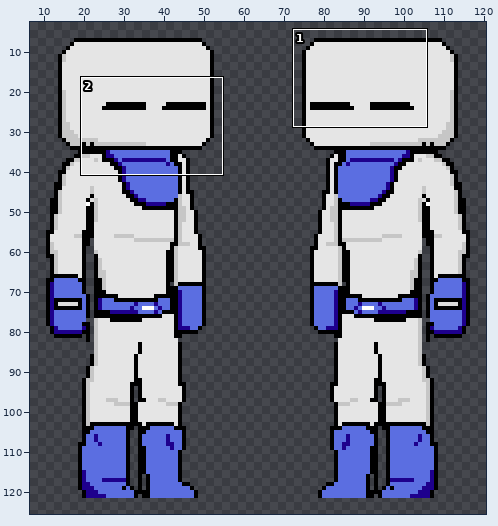
Pixel-art file -- assets/sprites/characters/idle_minus_guy.aseprite. The first picture is a wide view before the edit; the outline marks the close-up.
Close-up. Before:
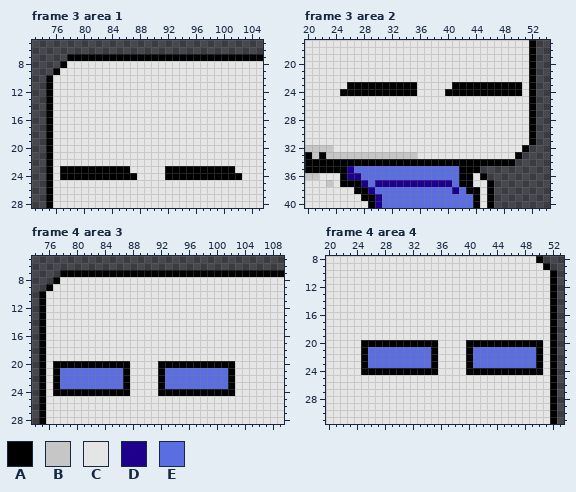
128x128 pixels, 4 frames. Shown: frame 3 area 1: x 73..105, y 5..28; frame 3 area 2: x 20..54, y 17..40; frame 4 area 3: x 74..109, y 5..28; frame 4 area 4: x 20..53, y 8..31. The wide view leaves out empty margins.
Palette (. is transparent): A #000000  B #c6c6c6  C #e5e5e5  D #1e008d  E #5b6ee1
Pixels before, frame 3 area 1, first column x 75:
 7 ...AAAAAAAAAAAAAAAAAAAAAAAAAAAA
 8 ..ACCCCCCCCCCCCCCCCCCCCCCCCCCCC
 9 .ACCCCCCCCCCCCCCCCCCCCCCCCCCCCC
10 ACCCCCCCCCCCCCCCCCCCCCCCCCCCCCC
11 ACCCCCCCCCCCCCCCCCCCCCCCCCCCCCC
12 ACCCCCCCCCCCCCCCCCCCCCCCCCCCCCC
13 ACCCCCCCCCCCCCCCCCCCCCCCCCCCCCC
14 ACCCCCCCCCCCCCCCCCCCCCCCCCCCCCC
15 ACCCCCCCCCCCCCCCCCCCCCCCCCCCCCC
16 ACCCCCCCCCCCCCCCCCCCCCCCCCCCCCC
17 ACCCCCCCCCCCCCCCCCCCCCCCCCCCCCC
18 ACCCCCCCCCCCCCCCCCCCCCCCCCCCCCC
19 ACCCCCCCCCCCCCCCCCCCCCCCCCCCCCC
20 ACCCCCCCCCCCCCCCCCCCCCCCCCCCCCC
21 ACCCCCCCCCCCCCCCCCCCCCCCCCCCCCC
22 ACCCCCCCCCCCCCCCCCCCCCCCCCCCCCC
23 ACAAAAAAAAAACCCCCAAAAAAAAAACCCC
24 ACAAAAAAAAAAACCCCAAAAAAAAAAACCC
25 ACCCCCCCCCCCCCCCCCCCCCCCCCCCCCC
26 ACCCCCCCCCCCCCCCCCCCCCCCCCCCCCC
27 ACCCCCCCCCCCCCCCCCCCCCCCCCCCCCC
28 ACCCCCCCCCCCCCCCCCCCCCCCCCCCCCC
Pixels before, frame 3 area 2, first column x 20:
17 CCCCCCCCCCCCCCCCCCCCCCCCCCCCCCCCA
18 CCCCCCCCCCCCCCCCCCCCCCCCCCCCCCCCA
19 CCCCCCCCCCCCCCCCCCCCCCCCCCCCCCCCA
20 CCCCCCCCCCCCCCCCCCCCCCCCCCCCCCCCA
21 CCCCCCCCCCCCCCCCCCCCCCCCCCCCCCCCA
22 CCCCCCCCCCCCCCCCCCCCCCCCCCCCCCCCA
23 CCCCCCAAAAAAAAAACCCCCAAAAAAAAAACA
24 CCCCCAAAAAAAAAAACCCCAAAAAAAAAAACA
25 CCCCCCCCCCCCCCCCCCCCCCCCCCCCCCCCA
26 CCCCCCCCCCCCCCCCCCCCCCCCCCCCCCCCA
27 CCCCCCCCCCCCCCCCCCCCCCCCCCCCCCCCA
28 CCCCCCCCCCCCCCCCCCCCCCCCCCCCCCCCA
29 CCCCCCCCCCCCCCCCCCCCCCCCCCCCCCCCA
30 CCCCCCCCCCCCCCCCCCCCCCCCCCCCCCCCA
31 CCCCCCCCCCCCCCCCCCCCCCCCCCCCCCCCA
32 BBBBCCCCCCCCCCCCCCCCCCCCCCCCCCCA.
33 ABABBBBBBBBBBBBBCCCCCCCCCCCCCCA..
34 AAAAAAAAAAAAAAAAAAAAAAAAAAAAAA...
35 AAAAAADEEEEEEEEEEEEEEEAAA........
36 BBCCCADDEEEEEEEEEEEEEEAACA.......
37 CCCBCAAADEDDDDDDDDDDDEAACCA......
38 CCCCCCCAADEEEEEEEEEEEDEAACA......
39 CCCCCCCCAADEEEEEEEEEEEEEACA......
40 CCCCCCCCCADEEEEEEEEEEEEEACA......
Pixels before, frame 4 area 3, first column x 75:
 7 ...AAAAAAAAAAAAAAAAAAAAAAAAAAAAAAAA
 8 ..ACCCCCCCCCCCCCCCCCCCCCCCCCCCCCCCC
 9 .ACCCCCCCCCCCCCCCCCCCCCCCCCCCCCCCCC
10 ACCCCCCCCCCCCCCCCCCCCCCCCCCCCCCCCCC
11 ACCCCCCCCCCCCCCCCCCCCCCCCCCCCCCCCCC
12 ACCCCCCCCCCCCCCCCCCCCCCCCCCCCCCCCCC
13 ACCCCCCCCCCCCCCCCCCCCCCCCCCCCCCCCCC
14 ACCCCCCCCCCCCCCCCCCCCCCCCCCCCCCCCCC
15 ACCCCCCCCCCCCCCCCCCCCCCCCCCCCCCCCCC
16 ACCCCCCCCCCCCCCCCCCCCCCCCCCCCCCCCCC
17 ACCCCCCCCCCCCCCCCCCCCCCCCCCCCCCCCCC
18 ACCCCCCCCCCCCCCCCCCCCCCCCCCCCCCCCCC
19 ACCCCCCCCCCCCCCCCCCCCCCCCCCCCCCCCCC
20 ACAAAAAAAAAAACCCCAAAAAAAAAAACCCCCCC
21 ACAEEEEEEEEEACCCCAEEEEEEEEEACCCCCCC
22 ACAEEEEEEEEEACCCCAEEEEEEEEEACCCCCCC
23 ACAEEEEEEEEEACCCCAEEEEEEEEEACCCCCCC
24 ACAAAAAAAAAAACCCCAAAAAAAAAAACCCCCCC
25 ACCCCCCCCCCCCCCCCCCCCCCCCCCCCCCCCCC
26 ACCCCCCCCCCCCCCCCCCCCCCCCCCCCCCCCCC
27 ACCCCCCCCCCCCCCCCCCCCCCCCCCCCCCCCCC
28 ACCCCCCCCCCCCCCCCCCCCCCCCCCCCCCCCCC
Pixels before, frame 4 area 4, first column x 20:
 8 CCCCCCCCCCCCCCCCCCCCCCCCCCCCCCA..
 9 CCCCCCCCCCCCCCCCCCCCCCCCCCCCCCCA.
10 CCCCCCCCCCCCCCCCCCCCCCCCCCCCCCCCA
11 CCCCCCCCCCCCCCCCCCCCCCCCCCCCCCCCA
12 CCCCCCCCCCCCCCCCCCCCCCCCCCCCCCCCA
13 CCCCCCCCCCCCCCCCCCCCCCCCCCCCCCCCA
14 CCCCCCCCCCCCCCCCCCCCCCCCCCCCCCCCA
15 CCCCCCCCCCCCCCCCCCCCCCCCCCCCCCCCA
16 CCCCCCCCCCCCCCCCCCCCCCCCCCCCCCCCA
17 CCCCCCCCCCCCCCCCCCCCCCCCCCCCCCCCA
18 CCCCCCCCCCCCCCCCCCCCCCCCCCCCCCCCA
19 CCCCCCCCCCCCCCCCCCCCCCCCCCCCCCCCA
20 CCCCCAAAAAAAAAAACCCCAAAAAAAAAAACA
21 CCCCCAEEEEEEEEEACCCCAEEEEEEEEEACA
22 CCCCCAEEEEEEEEEACCCCAEEEEEEEEEACA
23 CCCCCAEEEEEEEEEACCCCAEEEEEEEEEACA
24 CCCCCAAAAAAAAAAACCCCAAAAAAAAAAACA
25 CCCCCCCCCCCCCCCCCCCCCCCCCCCCCCCCA
26 CCCCCCCCCCCCCCCCCCCCCCCCCCCCCCCCA
27 CCCCCCCCCCCCCCCCCCCCCCCCCCCCCCCCA
28 CCCCCCCCCCCCCCCCCCCCCCCCCCCCCCCCA
29 CCCCCCCCCCCCCCCCCCCCCCCCCCCCCCCCA
30 CCCCCCCCCCCCCCCCCCCCCCCCCCCCCCCCA
31 CCCCCCCCCCCCCCCCCCCCCCCCCCCCCCCCA
Now the later version:
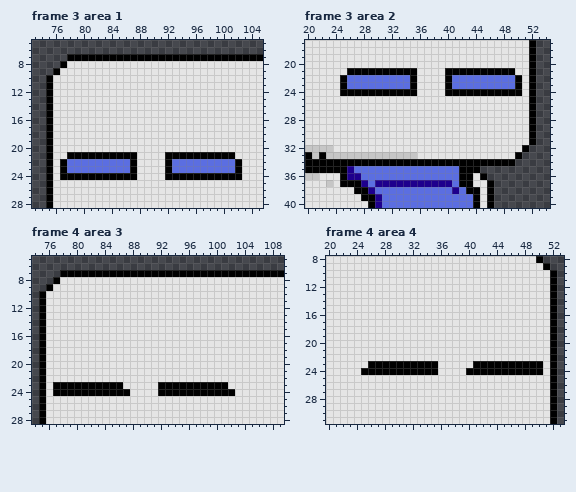
Message: tamo acabando
Edits made:
{"where": "frame 3 area 1"}
{"frame":3,"y":21,"x":78,"old":"CCCCCCCCCC","new":"AAAAAAAAAA"}
{"frame":3,"y":21,"x":92,"old":"CCCCCCCCCC","new":"AAAAAAAAAA"}
{"frame":3,"y":22,"x":77,"old":"CCCCCCCCCCC","new":"AEEEEEEEEEA"}
{"frame":3,"y":22,"x":92,"old":"CCCCCCCCCCC","new":"AEEEEEEEEEA"}
{"frame":3,"y":23,"x":78,"old":"AAAAAAAAAC","new":"EEEEEEEEEA"}
{"frame":3,"y":23,"x":93,"old":"AAAAAAAAAC","new":"EEEEEEEEEA"}
{"where": "frame 3 area 2"}
{"frame":3,"y":21,"x":26,"old":"CCCCCCCCCC","new":"AAAAAAAAAA"}
{"frame":3,"y":21,"x":40,"old":"CCCCCCCCCC","new":"AAAAAAAAAA"}
{"frame":3,"y":22,"x":25,"old":"CCCCCCCCCCC","new":"AEEEEEEEEEA"}
{"frame":3,"y":22,"x":40,"old":"CCCCCCCCCCC","new":"AEEEEEEEEEA"}
{"frame":3,"y":23,"x":25,"old":"CAAAAAAAAA","new":"AEEEEEEEEE"}
{"frame":3,"y":23,"x":40,"old":"CAAAAAAAAA","new":"AEEEEEEEEE"}
{"where": "frame 4 area 3"}
{"frame":4,"y":20,"x":77,"old":"AAAAAAAAAAA","new":"CCCCCCCCCCC"}
{"frame":4,"y":20,"x":92,"old":"AAAAAAAAAAA","new":"CCCCCCCCCCC"}
{"frame":4,"y":21,"x":77,"old":"AEEEEEEEEEA","new":"CCCCCCCCCCC"}
{"frame":4,"y":21,"x":92,"old":"AEEEEEEEEEA","new":"CCCCCCCCCCC"}
{"frame":4,"y":22,"x":77,"old":"AEEEEEEEEEA","new":"CCCCCCCCCCC"}
{"frame":4,"y":22,"x":92,"old":"AEEEEEEEEEA","new":"CCCCCCCCCCC"}
{"frame":4,"y":23,"x":78,"old":"EEEEEEEEEA","new":"AAAAAAAAAC"}
{"frame":4,"y":23,"x":93,"old":"EEEEEEEEEA","new":"AAAAAAAAAC"}
{"where": "frame 4 area 4"}
{"frame":4,"y":20,"x":25,"old":"AAAAAAAAAAA","new":"CCCCCCCCCCC"}
{"frame":4,"y":20,"x":40,"old":"AAAAAAAAAAA","new":"CCCCCCCCCCC"}
{"frame":4,"y":21,"x":25,"old":"AEEEEEEEEEA","new":"CCCCCCCCCCC"}
{"frame":4,"y":21,"x":40,"old":"AEEEEEEEEEA","new":"CCCCCCCCCCC"}
{"frame":4,"y":22,"x":25,"old":"AEEEEEEEEEA","new":"CCCCCCCCCCC"}
{"frame":4,"y":22,"x":40,"old":"AEEEEEEEEEA","new":"CCCCCCCCCCC"}
{"frame":4,"y":23,"x":25,"old":"AEEEEEEEEE","new":"CAAAAAAAAA"}
{"frame":4,"y":23,"x":40,"old":"AEEEEEEEEE","new":"CAAAAAAAAA"}
